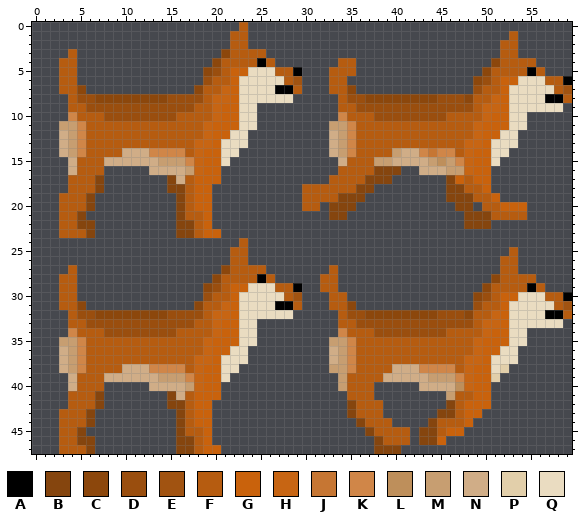
Pixel-art sprite -- Art/Textures/Sprites/tobSprites/tobRun.png. That is the earlier state.
The file is 60x48 pixels. Colours within 5 levels of each other are drawn and written as one.
Palette (. is transparent): A #000000  B #85450e  C #8c470c  D #9a4e0e  E #a15311  F #b65c10  G #c9620c  H #c76513  J #c67633  K #d08648  L #be8f5b  M #c79e71  N #d0ad87  P #e2cfaa  Q #eadcc1
Pixels before (only the part around the change), first column x 0:
 0 .......................F....................................
 1 ......................FF.............................F......
 2 ......................FF............................FF......
 3 ....F................CFFFF..........................FF......
 4 ...FF...............CFFFFAF.......FF...............CFFFF....
 5 ...FF..............CDFGGQQQFFA...FFF..............CFFFFAF...
 6 ...FF..............DFFGQQQQQFE...FF..............CDFGGQQQFFA
 7 ...FFC............CFFHGQQQQAAF...FFC.............DFFGQQQQQFE
 8 ....FDDCCCCCCCCDDDDFHHGQQQQQQ.....FDDCCCCCCCCDDDCFFHGQQQQAAF
 9 ....FFDDDDDDDDDDDDFFHGGQQ.........FFDDDDDDDDDDDDDFHHGQQQQQQ.
10 ....KFFFDDDDDDDDFFFFHGGQQ.........KFFFDDDDDDDDFFFFHGGQQ.....
11 ...MMKFFFFFFFFFFFFFHGGGQQ........MMKFFFFFFFFFFFFFHGGGQQ.....
12 ...NMKFFFFFFFFFFFFFHGGQQ.........NMKFFFFFFFFFFFFFHGGQQ......
13 ...NMKFFFFFFFFFFFFHHGQQQ.........NMKFFFFFFFFFFFFHHGQQQ......
14 ...NMKFFFFNNNKKKKFHGGQQ..........NMKFFFFMNNKJKKFHGGQQ.......
15 ....NFFFNNNNNNMMMKHGGQ............NFFFMMNNNNMLMKHGGQ........
16 ....NFFF.....NNNNMHGG.............FFFFBBB..NNNMMHGG.........
17 ....FFFB.......BNFGGG............FFFFBBB......BGFGG.........
18 ....FFFB.......BBFGG..........FFFFFFBB........BBFFG.........
19 ...FFFB.........BFGG..........FFFFBBB.........BBBFFG........
20 ...FFFB.........BFGG..........FF.BBB...........BB.FFGGG.....
21 ...FFB..........BFFG.............BB.............BBBFFFF.....
22 ...FFBB.........BBFG............................BBB.........
23 ...FFFB.........BBFGG.......................................
24 .......................F....................................
25 ......................FF.............................F......
26 ......................FF............................FF......
27 ....F................CFFFF.......F..................FF......
28 ...FF...............CFFFFAF.....FF.................CFFFF....
29 ...FF..............CDFGGQQQFFA..FF................CFFFFAF...
30 ...FF..............DFFGQQQQQFE...FF..............CDFGGQQQFFA
31 ...FFC............CFFHGQQQQAAF...FFC.............DFFGQQQQQFE
32 ....FDDCCCCCCCCDDDDFHHGQQQQQQ.....FDDCCCCCCCCDDDCFFHGQQQQAAF
33 ....FFDDDDDDDDDDDDFFHGGQQ.........FFDDDDDDDDDDDDDFHHGQQQQQQ.
34 ....KFFFDDDDDDDDFFFFHGGQQ.........KFFFDDDDDDDDFFFFHGGQQ.....
35 ...MMKFFFFFFFFFFFFFHGGGQQ........MMKFFFFFFFFFFFFFHGGGQQ.....
36 ...NMKFFFFFFFFFFFFFHGGQQ.........NMKFFFFFFFFFFFFFHGGQQ......
37 ...NMKFFFFFFFFFFFFHHGQQQ.........NMKFFFFFFFFFFFFHHGQQQ......
38 ...NMKFFFFNNNKKKKFHGGQQ..........MMKFFFFNNNKKKKFHGGQP.......
39 ....NFFFNNNNNNMMMKHGGQ............MFFFFNNNNNMMMKHGGP........
40 ....NFFF.....NNNNMHGG.............MFFF.....NNNNLHGG.........
41 ....FFFB.......BNFGGG..............FFF........MFFGG.........
42 ....FFFB.......BBFGG...............BFFF.......BFGGG.........
43 ...FFFB.........BFGG...............BFFF......BBFGG..........
44 ...FFFB.........BFGG................BFFF....BFFFG...........
45 ...FFB..........BFFG.................BFFFF.BBFGG............
46 ...FFBB.........BBFG..................BFFF.BBG..............
47 ...FFFB.........BBFGG.................BBB...................
The result:
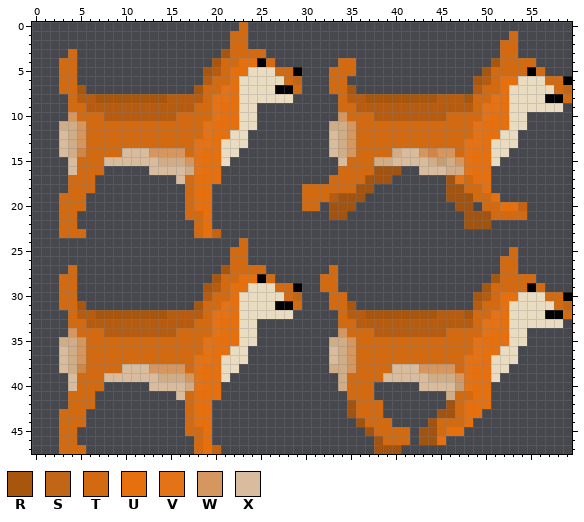
Colours new in this view: R #a8550e  S #c16517  T #d26a12  U #e6700e  V #e37316  W #d69660  X #d9bc9d
The edit:
Changed rows in their new state; - is an unchanged pixel.
first column x 3:
 0 --------------------T------------------------------------
 1 -------------------TT-----------------------------T------
 2 -------------------TT----------------------------TT------
 3 -T----------------RTTTT--------------------------TT------
 4 TT---------------RTTUU-T-------TT---------------RTTTT----
 5 TT--------------RFTUU---TT----TTT--------------RTTTT-T---
 6 TT--------------FTTU-----TS---TT--------------RFTUU---TT-
 7 TTR------------RTTVU------T---TTR-------------FTTU-----TS
 8 -TFFRRRRRRRRFFFFTVVU-----------TFFRRRRRRRRFFFRTTVU------T
 9 -TTFFFFFFFFFFFFTTVUU-----------TTFFFFFFFFFFFFFTVVU-------
10 -WTTTFFFFFFFFTTTTVUU-----------WTTTFFFFFFFFTTTTVUU-------
11 NNWTTTTTTTTTTTTTVUUU----------NNWTTTTTTTTTTTTTVUUU-------
12 XNWTTTTTTTTTTTTTVUU-----------XNWTTTTTTTTTTTTTVUU--------
13 XNWTTTTTTTTTTTTVVU------------XNWTTTTTTTTTTTTVVU---------
14 XN-TTTTXXXWWWWTVUU------------XNWTTTTNXXWKWWTVUU---------
15 -XTTTXXXXXXNNNWVUU-------------XTTTNNXXXXNMNWVUU---------
16 -XTTT-----XXXXNVUU-------------TTTTEEE--XXXNNVUU---------
17 -TTT.-------.XTUUU------------TTTTEEE------EVTUU---------
18 -TTT.-------..TUU----------TTTTTTEE--------EETTU---------
19 TTT.---------.TUU----------TTT-EEE---------EEETTU--------
20 TTT.---------.TUU----------TT-EEE-----------EE-TTUU------
21 TT.----------.TTU-------------EE-------------EEETTTT-----
22 TT..---------..TU----------------------------EEE---------
23 TTT.---------..TU----------------------------------------
24 --------------------T------------------------------------
25 -------------------TT-----------------------------T------
26 -------------------TT----------------------------TT------
27 -T----------------RTTTT-------T------------------TT------
28 TT---------------RTTUU-T-----TT-----------------RTTTT----
29 TT--------------RFTUU---TT---TT----------------RTTTT-T---
30 TT--------------FTTU-----TS---TT--------------RFTUU---TT-
31 TTR------------RTTVU------T---TTR-------------FTTU-----TS
32 -TFFRRRRRRRRFFFFTVVU-----------TFFRRRRRRRRFFFRTTVU------T
33 -TTFFFFFFFFFFFFTTVUU-----------TTFFFFFFFFFFFFFTVVU-------
34 -WTTTFFFFFFFFTTTTVUU-----------WTTTFFFFFFFFTTTTVUU-------
35 NNWTTTTTTTTTTTTTVUUU----------NNWTTTTTTTTTTTTTVUUU-------
36 XNWTTTTTTTTTTTTTVUU-----------XNWTTTTTTTTTTTTTVUU--------
37 XNWTTTTTTTTTTTTVVU------------XNWTTTTTTTTTTTTVVU---------
38 XN-TTTTXXXWWWWTVUU------------NNWTTTTXXXWWWWTVUU-Q-------
39 -XTTTXXXXXXNNNWVUU-------------NTTTTXXXXXNNNWVUUQ--------
40 -XTTT-----XXXXNVUU-------------NTTT-----XXXXMVUU---------
41 -TTT.-------.XTUUU--------------TTT--------NTTUU---------
42 -TTT.-------..TUU---------------ETTT-------ETUUU---------
43 TTT.---------.TUU---------------ETTT------EETUU----------
44 TTT.---------.TUU----------------ETTT----ETTTU-----------
45 TT.----------.TTU-----------------ETTTT-EETUU------------
46 TT..---------..TU------------------ETTT-EEU--------------
47 TTT.---------..TU------------------EEE-------------------
Pixel boxes of the changes (left, top, right, bottom) in both pictures:
changed: (59, 22, 572, 454)
